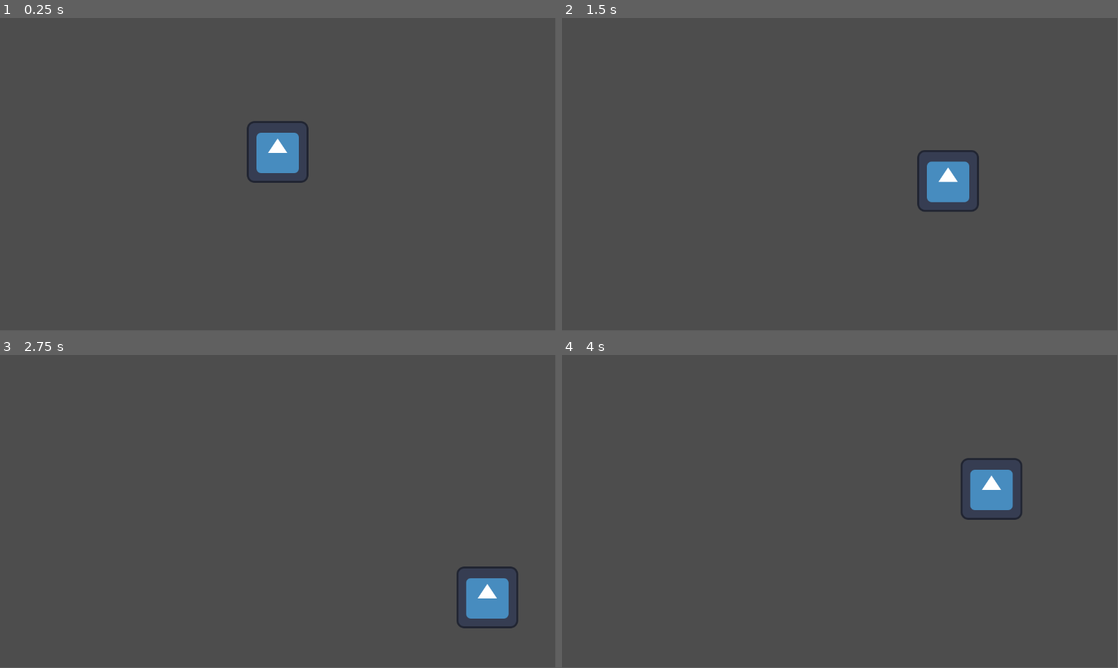
Above: before the commit, frames 1-4 (two rows, left to right).
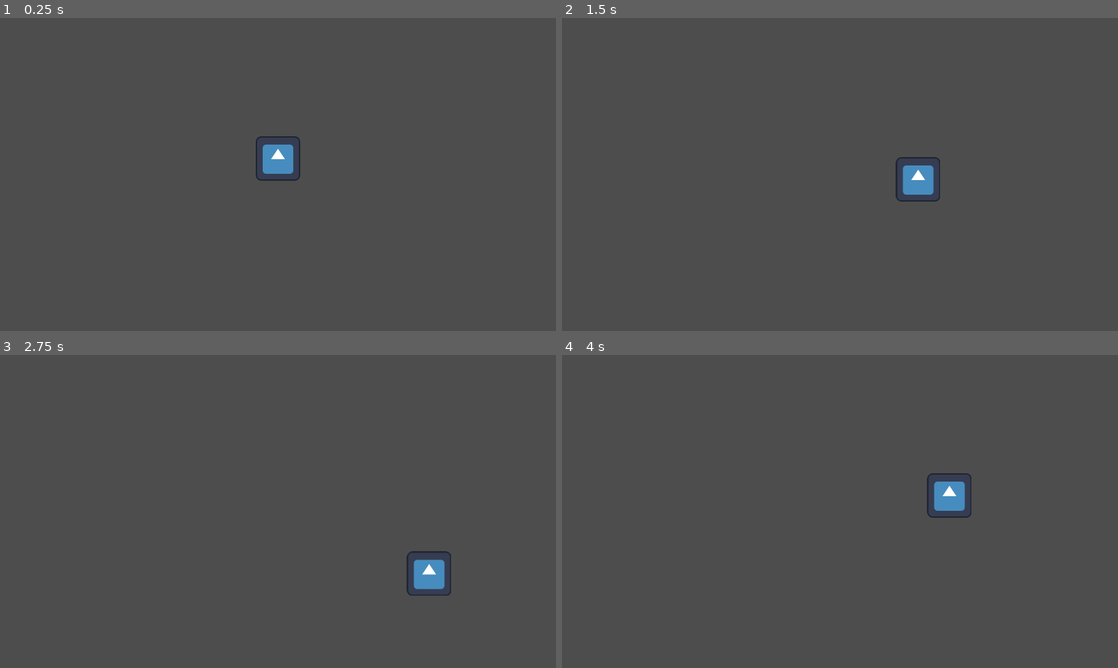
Above: after the commit, the same moments.

Repository: MasterGar1/sugaming-game-jam-2024
Game: Godot game, scene res://rooms/room_base.tscn
Same seed, same stepped clock (60 frames per second), same inputs: the game is played once before the commit and once after it. The engine's default icon, where the game draws it, is replaced by a stand-in: a white triangle on a blue panel in a dark square.
Inputs:
- Up to frame 1 (0.25 s): no input
- Up to frame 2 (1.5 s): tap Enter at 0.5 s; hold Right (move_right) 0.53-1.28 s; hold Down (move_down) from 1.28 s (still down)
- Up to frame 3 (2.75 s): release Down (move_down) at 2.03 s; hold Right (move_right) from 2.03 s (still down)
- Up to frame 4 (4 s): release Right (move_right) at 2.78 s; hold Up (move_up) 2.78-3.53 s; hold Left (move_left) from 3.53 s (still down)
In our replay, the window is 799x449 before the commit and 800x450 after it. These sizes can differ from the game's own. Grey fills any space a smaller window leaves; there, only what the larger window draws over its background counts as a difference.

The runs differ from the first frame. In frame 1, 0.9% of the frame differs, in the area x 44-56%, y 32-53%; in frame 2, 1.7%; in frame 3, 2.0%, in the area x 73-94%, y 62-88%; in frame 4, 1.8%.

Commit message:
Pixel art settings

Diff:
--- a/player/player.gd
+++ b/player/player.gd
@@ -12,10 +12,6 @@
 enum {
 	MOVE, ATTACK, IDLE
 }
-
-func _process(delta):
-	#This will manage animations
-	pass
 
 func _physics_process(delta):
 	#State machine & Control logic
--- a/project.godot
+++ b/project.godot
@@ -14,6 +14,14 @@
 run/main_scene="res://rooms/room_base.tscn"
 config/features=PackedStringArray("4.2", "Forward Plus")
 config/icon="res://icon.svg"
+
+[display]
+
+window/size/viewport_width=480
+window/size/viewport_height=270
+window/size/window_width_override=1920
+window/size/window_height_override=1080
+window/stretch/mode="canvas_items"
 
 [input]
 
--- a/rooms/room_base.tscn
+++ b/rooms/room_base.tscn
@@ -11,3 +11,4 @@
 format = 2
 
 [node name="Camera2D" type="Camera2D" parent="."]
+zoom = Vector2(0.3, 0.3)
